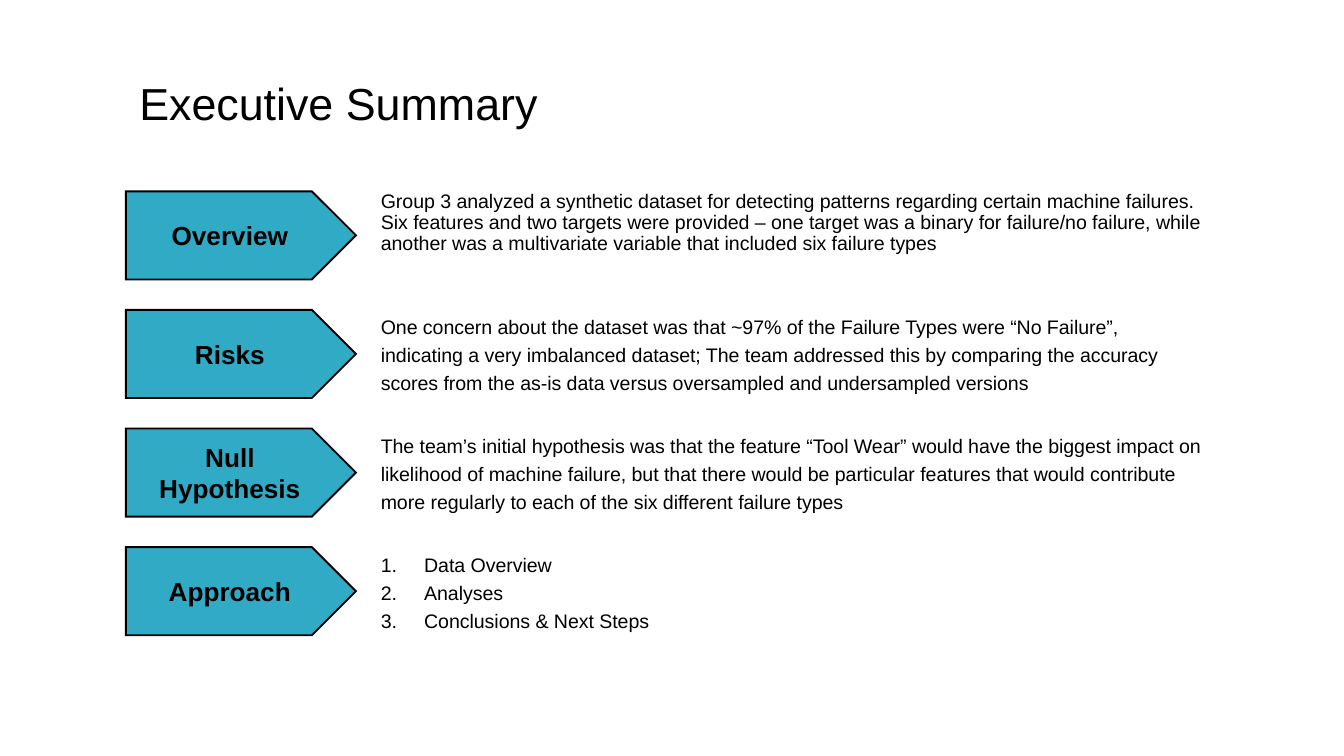
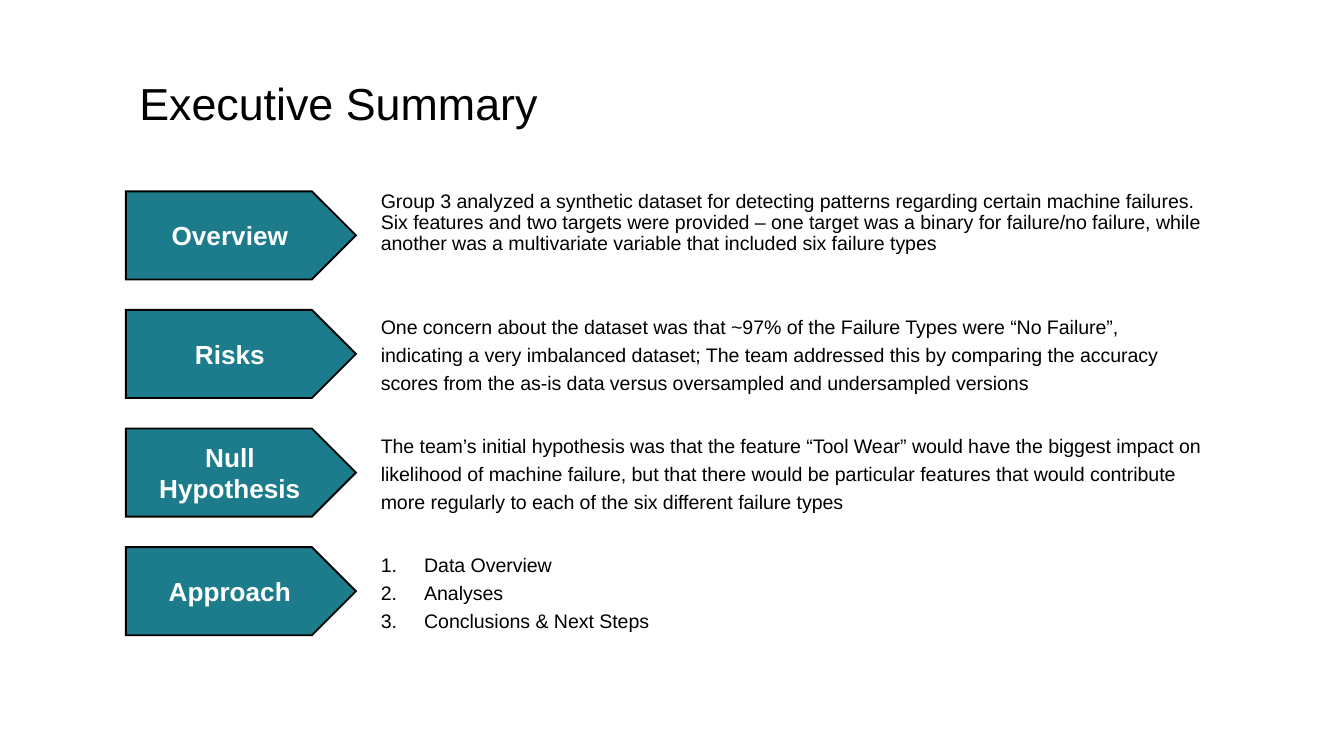
Before and after one commit to lnyousif/machine-maintenance, a slide deck: slide 2 of presentation/Machine Maintenance Analysis v2.pptx. Drawn at 1344x756 pixels with LibreOffice and Linux fonts; fonts in the diff are those of the drawing. Boxes give left, top, right and bottom in pixels: in the first picture for what was removed or moved away, otherwise in the second. Text is boxed around its words. In the diff, an @@ line names an element or a change of style, - is before the commit and + after.

```diff
--- a/presentation/Machine Maintenance Analysis v2.pptx
+++ b/presentation/Machine Maintenance Analysis v2.pptx
@@ text colour #000000 to #FFFFFF; fill #31AAC5 to #1C7C8C in 4 elements at box(126, 191, 356, 280), box(126, 310, 356, 399), box(126, 429, 356, 517), box(126, 547, 356, 636) @@
```
Also in this commit, not shown: 1 other slide changed.
